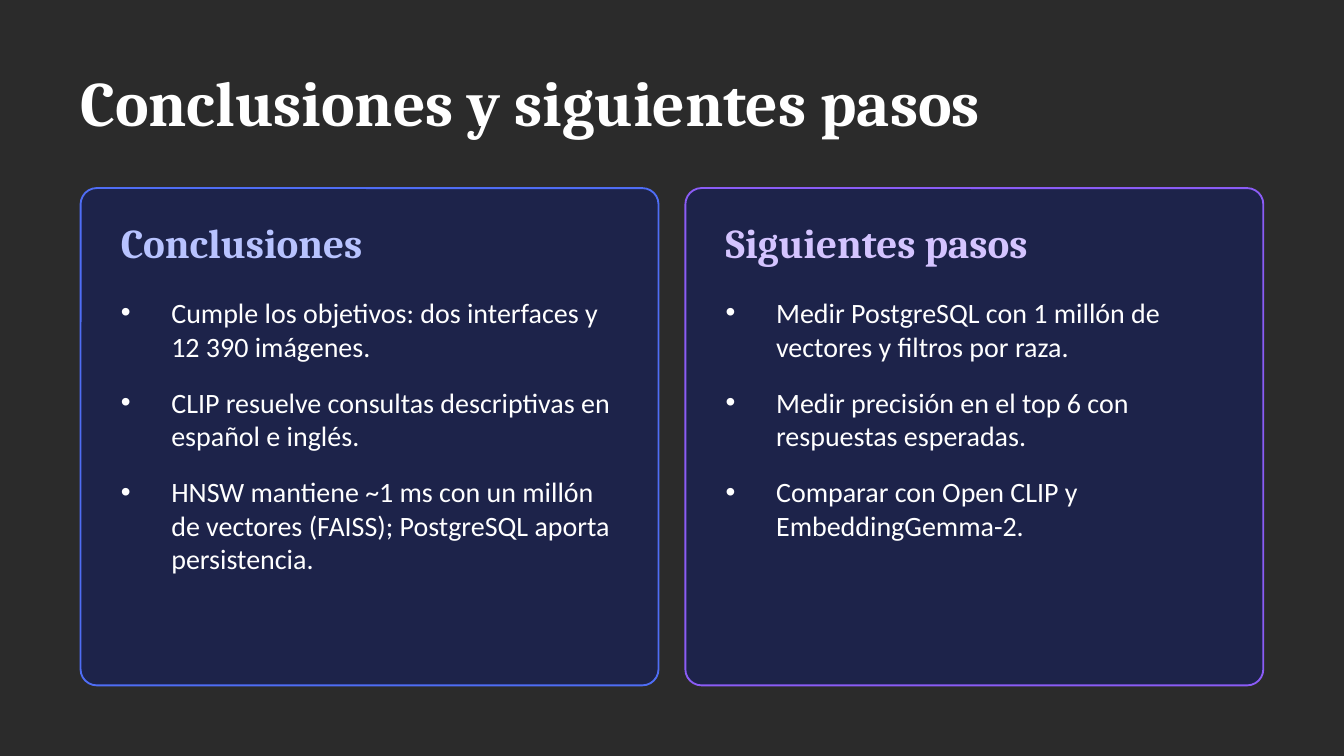
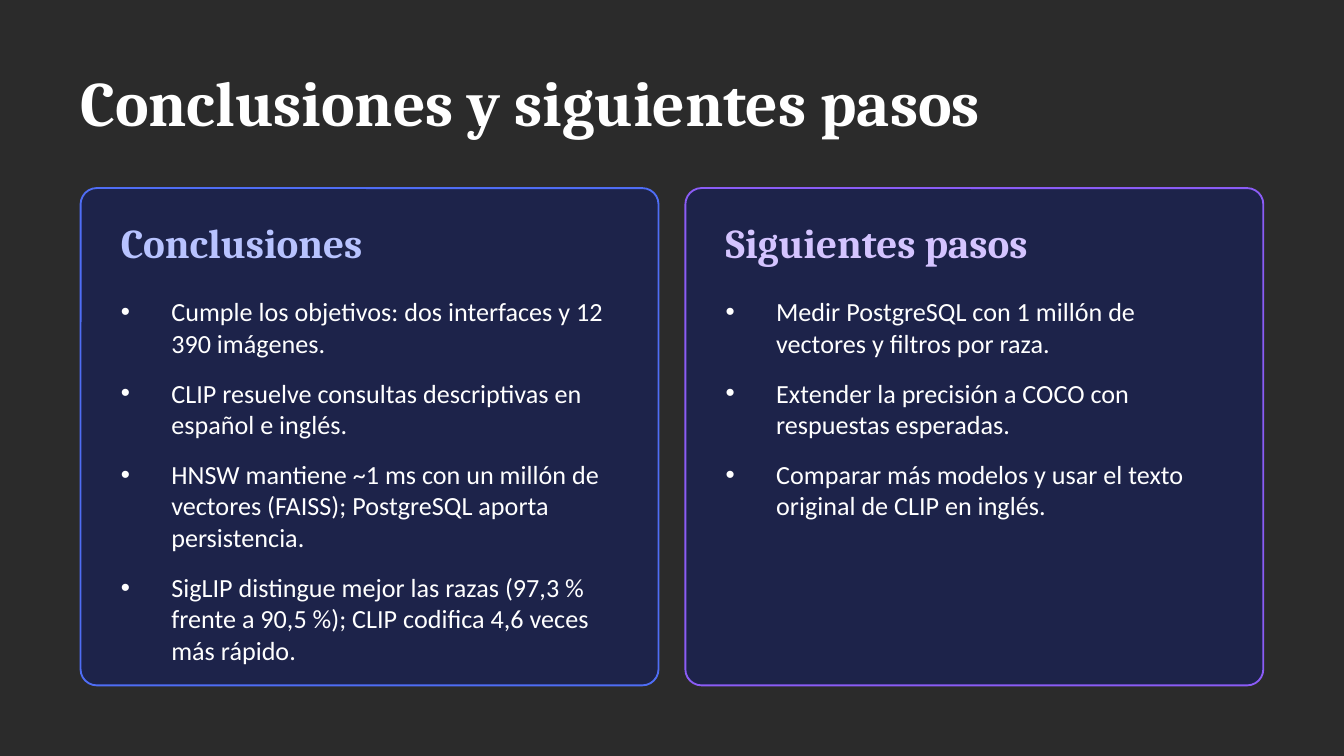
Before and after one commit to josemaames/PRESENTACI-N-FINAL---B-SQUEDA-MULTIMODAL-DE-IM-GENES, a slide deck: slide 20 of presentacion.pptx (slide 16 before the commit). Drawn at 1344x756 pixels with LibreOffice and Linux fonts; fonts in the diff are those of the drawing; background and template pictures are left out; a plain dark background stands for a picture behind light text. Boxes give left, top, right and bottom in pixels: in the first picture for what was removed or moved away, otherwise in the second. Text is boxed around its words. In the diff, an @@ line names an element or a change of style, - is before the commit and + after.

```diff
--- a/presentacion.pptx
+++ b/presentacion.pptx
@@ text at [171, 303, 602, 552]: size 15 to 14 pt in "Cumple los objetivos: dos interfaces y 12 ...", "CLIP resuelve consultas descriptivas en español e ...", "HNSW mantiene ~1 ms con un millón ..."; less space between paragraphs @@
@@ text at [776, 303, 1135, 358]: size 15 to 14 pt in "Medir PostgreSQL con 1 millón de vectores ..."; less space between paragraphs @@
@@ text at [776, 385, 1183, 520]: text changed; size 15 to 14 pt @@
-• Medir precisión en el top 6 con respuestas esperadas.
-• Comparar con Open CLIP y EmbeddingGemma-2.
+• Extender la precisión a COCO con respuestas esperadas.
+• Comparar más modelos y usar el texto original de CLIP en inglés.
@@ text at [171, 578, 589, 665]: paragraph added @@
+• SigLIP distingue mejor las razas (97,3 % frente a 90,5 %); CLIP codifica 4,6 veces más rápido.
```
Also in this commit, not shown: 2 other slides changed, 4 slides added, 9 other files.
